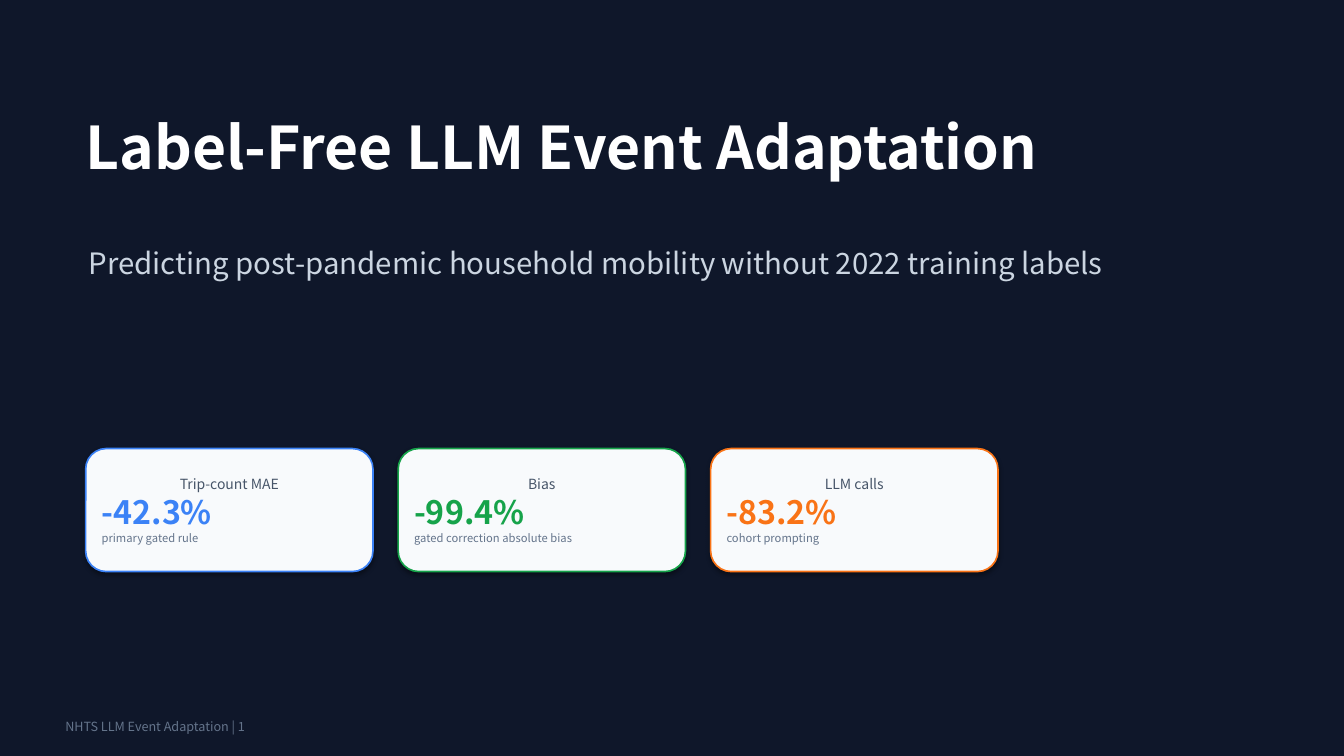
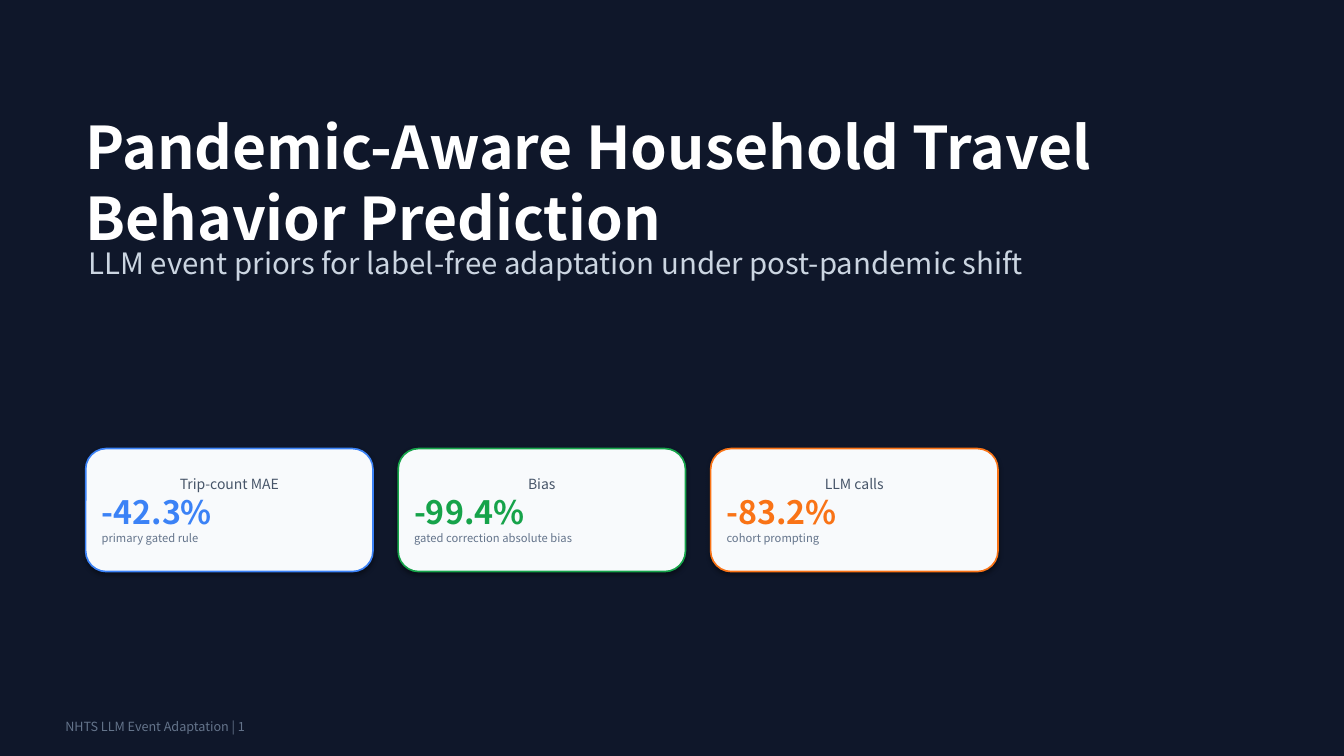
Before and after one commit to Lrving-code/NHTS-Travel-Prediction, a slide deck: slide 1 of outputs/final_project/NHTS_LLM_Event_Adaptation_Optimized_Presentation.pptx. Drawn at 1344x756 pixels with LibreOffice and Linux fonts; fonts in the diff are those of the drawing. Boxes give left, top, right and bottom in pixels: in the first picture for what was removed or moved away, otherwise in the second. Text is boxed around its words. In the diff, an @@ line names an element or a change of style, - is before the commit and + after.

Commit message:
docs(story): strengthen travel behavior framing

```diff
--- a/outputs/final_project/NHTS_LLM_Event_Adaptation_Optimized_Presentation.pptx
+++ b/outputs/final_project/NHTS_LLM_Event_Adaptation_Optimized_Presentation.pptx
@@ text at box(85, 121, 1092, 255): text changed @@
-Label-Free LLM Event Adaptation
+Pandemic-Aware Household Travel Behavior Prediction
@@ text at box(88, 250, 1023, 281): text changed @@
-Predicting post-pandemic household mobility without 2022 training labels
+LLM event priors for label-free adaptation under post-pandemic shift
```
Also in this commit, not shown: 7 other slides changed, 20 other files.
